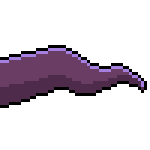
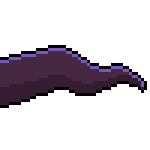
Before/after of a 150x150 layered artwork. What changed in the layer stack:
pixels changed over (0, 48, 144, 105) (layer not identified)
